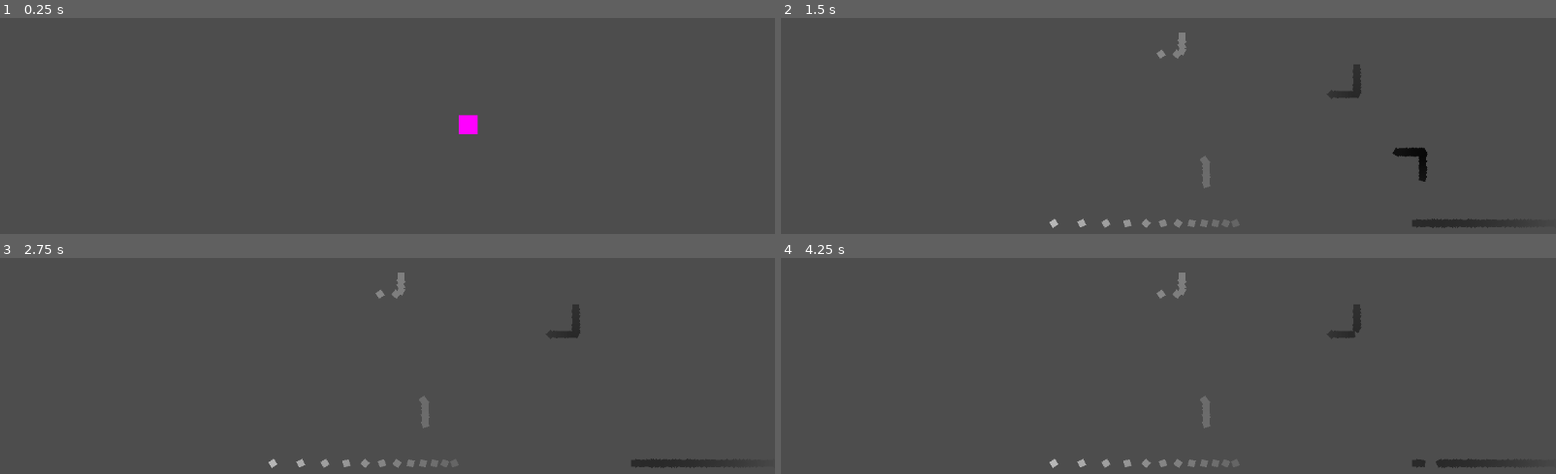
Above: before the commit, frames 1-4 (two rows, left to right).
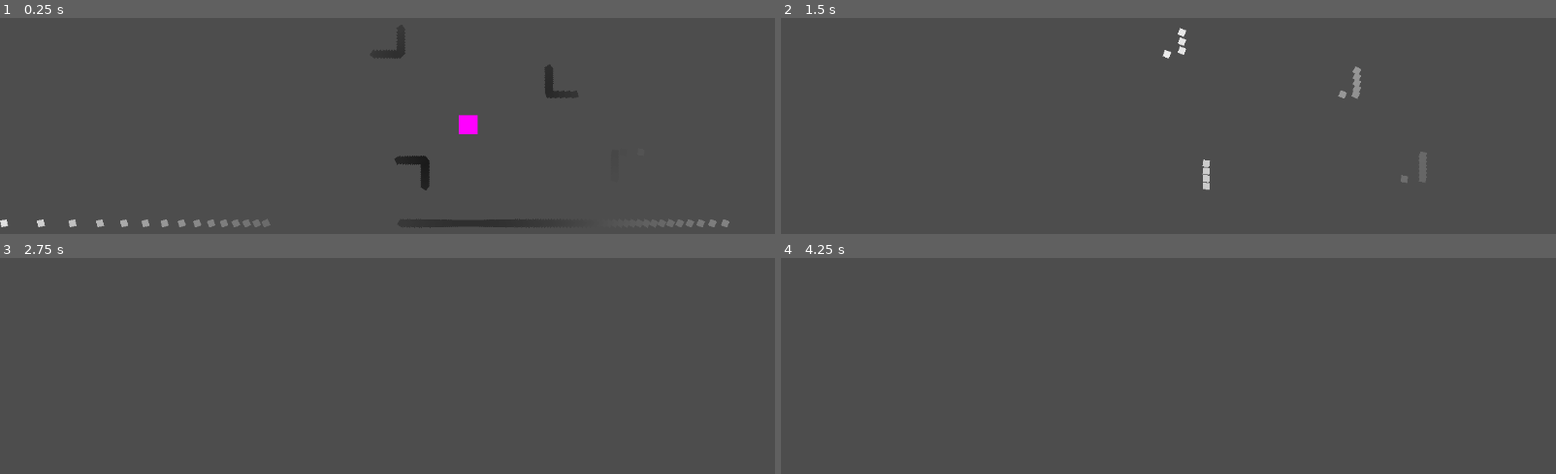
Above: after the commit, the same moments.

Repository: Kraaven/Chengalpettu
Game: Godot game, scene res://Scenes/MainWorld.tscn
The game is run twice, just before and just after one commit, with the same random seed, the same clock (stepped at 60 frames per second) and the same inputs.
Inputs:
- Up to frame 1 (0.25 s): no input
- Up to frame 2 (1.5 s): tap Enter (ui_accept) at 0.5, 0.77 s; hold Right (ui_right) from 0.53 s (still down)
- Up to frame 3 (2.75 s): tap Enter (ui_accept) at 1.52 s; release Right (ui_right) at 2.03 s; hold Left (ui_left) from 2.03 s (still down)
- Up to frame 4 (4.25 s): tap Enter (ui_accept) at 2.75, 3.02, 3.5, 3.77 s; release Left (ui_left) at 2.78 s; hold Right (ui_right) from 2.78 s (still down)

The runs differ from the first frame. In frame 1, 1.7% of the frame differs, in the area x 0-95%, y 8-98%; in frame 2, 1.6%; in frame 3, 1.2%; in frame 4, 1.1%.

Commit message:
Revert "added timed echolocation"
This reverts commit 00c3419e20da7236749c8d02414cdd3d70c5d377.

Diff:
--- a/Scenes/EchoParticle.tscn
+++ b/Scenes/EchoParticle.tscn
@@ -1,13 +1,6 @@
-[gd_scene load_steps=3 format=3 uid="uid://dfs6cr7c383op"]
+[gd_scene load_steps=2 format=3 uid="uid://dfs6cr7c383op"]
 
 [ext_resource type="Texture2D" uid="uid://cqphlc7te15o4" path="res://Images/EchoP.png" id="1_wyh2v"]
-[ext_resource type="Script" path="res://scripts/EchoParticle.gd" id="2_yu7fp"]
 
 [node name="Sprite2D" type="Sprite2D"]
 texture = ExtResource("1_wyh2v")
-script = ExtResource("2_yu7fp")
-
-[node name="Timer" type="Timer" parent="."]
-wait_time = 3.5
-
-[connection signal="timeout" from="Timer" to="." method="_on_timer_timeout"]
--- a/Scenes/MainWorld.tscn
+++ b/Scenes/MainWorld.tscn
@@ -4,5 +4,4 @@
 
 [node name="World" type="Node2D"]
 
-[node name="ZAW" parent="." instance=ExtResource("1_8n82b")]
-unique_name_in_owner = true
+[node name="Node2D" parent="." instance=ExtResource("1_8n82b")]
--- a/Scenes/NewGame.tscn
+++ b/Scenes/NewGame.tscn
@@ -1,7 +1,7 @@
 [gd_scene load_steps=7 format=3 uid="uid://bcna5w3yhd63u"]
 
 [ext_resource type="Script" path="res://scripts/CharacterBody2D.gd" id="1_cxr35"]
-[ext_resource type="Script" path="res://scripts/Raycasts.gd" id="2_k1w71"]
+[ext_resource type="Script" path="res://Scenes/Raycasts.gd" id="2_bilw0"]
 
 [sub_resource type="CircleShape2D" id="CircleShape2D_80dw8"]
 
@@ -12,7 +12,7 @@
 
 [sub_resource type="RectangleShape2D" id="RectangleShape2D_5qxpg"]
 
-[node name="PWorld" type="Node2D"]
+[node name="Node2D" type="Node2D"]
 
 [node name="CharacterBody2D" type="CharacterBody2D" parent="."]
 position = Vector2(60, 30)
@@ -27,7 +27,7 @@
 texture = SubResource("PlaceholderTexture2D_es74b")
 
 [node name="Raycasts" type="Node2D" parent="CharacterBody2D"]
-script = ExtResource("2_k1w71")
+script = ExtResource("2_bilw0")
 
 [node name="Camera2D" type="Camera2D" parent="."]
 zoom = Vector2(2, 2)
--- a/scripts/Raycasts.gd
+++ b/Scenes/Raycasts.gd
@@ -9,7 +9,6 @@
 		var R = RayPrefab.instantiate()
 		$".".add_child(R)
 		R.rotation_degrees = i
-		R.world = $"../.."
 		Rays.append(R)
 	print(Rays.size())
 	Rays[0].show = true
--- a/Scenes/detection_ray.tscn
+++ b/Scenes/detection_ray.tscn
@@ -5,7 +5,3 @@
 [node name="DetectionRay" type="RayCast2D"]
 target_position = Vector2(0, 400)
 script = ExtResource("1_xlfvl")
-
-[node name="Timer" type="Timer" parent="."]
-
-[connection signal="timeout" from="Timer" to="." method="_on_timer_timeout"]
--- a/scripts/EchoParticle.gd
+++ /dev/null
@@ -1,18 +0,0 @@
-extends Sprite2D
-
-@onready var timer = $Timer
-# Called when the node enters the scene tree for the first time.
-func _ready():
-	rotation_degrees = randi()
-
-func initialize(distance):
-	if(distance/20 > 4.5):
-		timer.wait_time = 4.5
-	else:
-		timer.wait_time = distance/20
-
-	print(timer.wait_time)
-	timer.start()
-
-func _on_timer_timeout():
-	queue_free()
--- a/scripts/detection_ray.gd
+++ b/scripts/detection_ray.gd
@@ -1,33 +1,29 @@
 extends RayCast2D
 
 var EcoP = preload("res://Scenes/EchoParticle.tscn")
-@onready var timer = $Timer
-
 var P
 var D = 0.0
 var X
 var Yoffset = 0.0
 var show = false
-var world
 # Called when the node enters the scene tree for the first time.
 func _ready():
 	Yoffset = target_position.y
-	timer.start()
+	P = EcoP.instantiate()
+	add_child(P)
 
 
 # Called every frame. 'delta' is the elapsed time since the previous frame.
-func _physics_process(delta):
-	pass
+func _process(delta):
+	if(is_colliding()):
+		X = get_collision_point()
+		P.visible = true
+		P.global_position = X
 
-
-func _on_timer_timeout():
-	if(is_colliding()):
-		P = EcoP.instantiate()
-		world.add_child(P)
-		X = get_collision_point()
-		P.global_position = X
 		D = global_position.distance_to(X)
 		var C = Color(D/Yoffset,D/Yoffset,D/Yoffset,1.0)
+		if(show):
+			print(position)
 		P.modulate = C
-		P.initialize(D)
-	timer.start()
+	else:
+		P.visible = false
